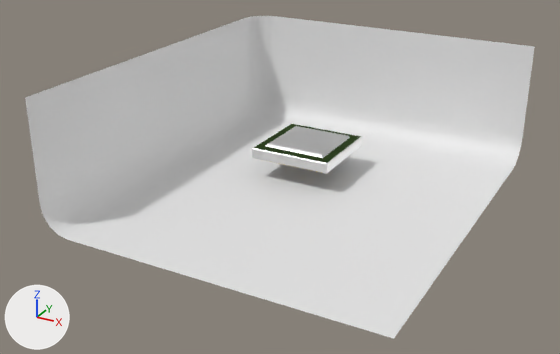
The Blender file 3D modellen/CPU.blend, before and after one commit.
Both versions are drawn from a 50 mm camera at (7.95, -15.88, 7.76) aimed at (0.18, -1.75, 0.7). Lighting does not change. The marker at lower left points along +X, +Y and +Z.
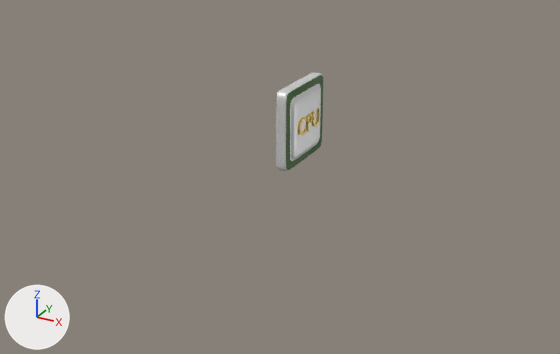
What changed in the scene script:
```text
Change mat_metal:
    where n0 = _N.new('ShaderNodeOutputMaterial'); n0.name = 'Material Output'
    remove n1 = _N.new('ShaderNodeBsdfAnisotropic'); n1.name = 'Glossy BSDF'
    remove n1.distribution = 'GGX'
    remove n1.inputs[1].default_value = 0.447  # 'Roughness'
    remove _L.new(n1.outputs[0], n0.inputs[0])  # 'BSDF' to 'Surface'
    add n2 = _N.new('ShaderNodeBsdfPrincipled'); n2.name = 'Principled BSDF'
    add n2.subsurface_method = 'BURLEY'
    add n3 = _N.new('ShaderNodeTexNoise'); n3.name = 'Noise Texture'
    add n3.inputs[2].default_value = 14.7  # 'Scale'
    add n3.inputs[3].default_value = 7.3  # 'Detail'
    add _L.new(n2.outputs[0], n0.inputs[0])  # 'BSDF' to 'Surface'
    add _L.new(n3.outputs[0], n2.inputs[1])  # 'Factor' to 'Metallic'
Add mat_material_001:
    mat_material_001 = bpy.data.materials.new('Material.001')
    # nodes: BsdfPrincipled, Displacement, OutputMaterial, TexNoise
    # colours: yellow #e7cc79
Change me_plane:
    where me_plane.from_pydata(...)  # 37 vertices, 27 faces; spans x -1.0..1.89, y -2.28..1.0, z 0.0..1.1
    used by ob_plane; location = (-0.7, 0.62, 0.12); scale = (2.71, 2.71, 2.71)
    before: 1 (-1.0, -2.28, 1.1) at pixel (25, 97), 2 (1.89, 1.0, 1.1) at pixel (534, 46), 32 (-1.0, 0.76, 1.1) at pixel (244, 18), 33 (-0.76, 1.0, 1.1) at pixel (275, 16), 34 (-0.98, 0.85, 1.1) at pixel (250, 16)
    before: 35 (-0.93, 0.93, 1.1) at pixel (258, 15), 36 (-0.85, 0.98, 1.1) at pixel (267, 15)
    me_plane part 1
    add for i in [1, 2, *range(32, 37)]: me_plane.vertices[i].co += Vector((0.0, 0.0, 1.96))
Add me_cutext:
    me_cutext.from_pydata(...)  # 464 vertices, 688 faces; spans x 0.05..1.87, y -0.01..0.69, z 0.0..0.17
    me_cutext.materials.append(mat_material_001)
Change ob_plane:
    add ob_plane.hide_viewport = True
Change ob_cube:
    ob_cube.location: (0.0, 0.0, 1.0) -> (0.0, 0.0, 1.43)
    ob_cube.rotation_euler: (0.0, 0.0, 0.0) -> (0.0, 1.571, 0.0)  # degrees (0, 0, 0) -> degrees (0, 90, 0)
    add _m = ob_cube.modifiers.new('Subsurf', 'SUBSURF')
    add _m.levels = 2
    add _m.render_levels = 5
Add ob_text:
    ob_text = bpy.data.objects.new('Text', me_cutext)
    ob_text.location = (-0.05, -0.58, 1.23)
    ob_text.rotation_euler = (1.571, 0.0, 1.571)  # degrees (90, 0, 90)
    ob_text.scale = (0.595, 0.595, 0.595)
```

Pixel boxes (x1, y1, x2, y2) of what changed, in the pictures (560 x 354 px; the box of a moved part takes in the faces that stretch with it):
'Plane', hidden
    before: (25, 16, 535, 339)
'Cube', surface changed, moved, turned, modifiers changed
    before: (252, 124, 362, 174)
    after: (274, 73, 323, 171)
'Text', added
    after: (298, 108, 320, 135)
part 1 of me_plane, moved or reshaped (not visible afterwards)
    before: (25, 16, 535, 204)
